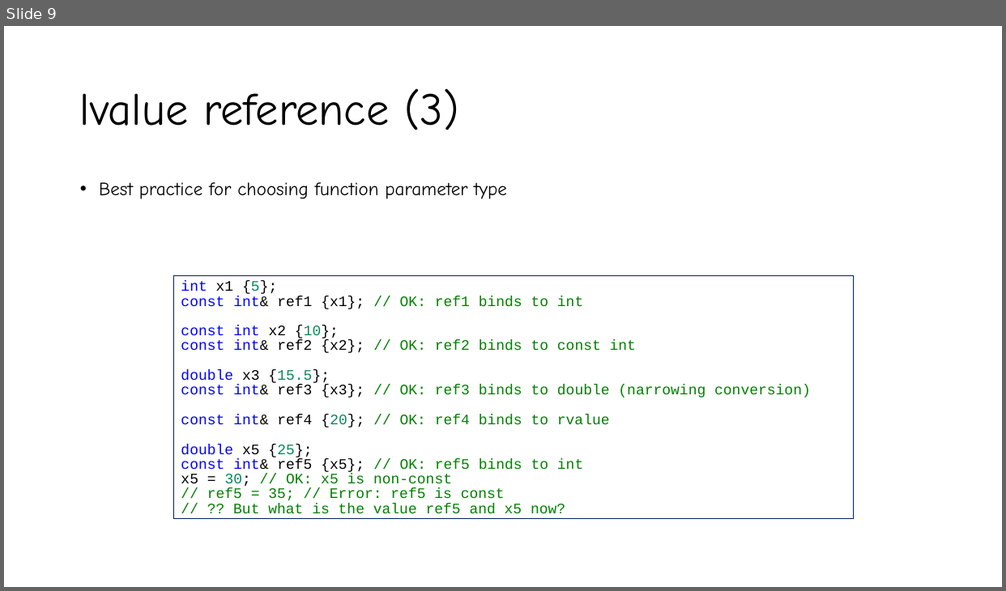
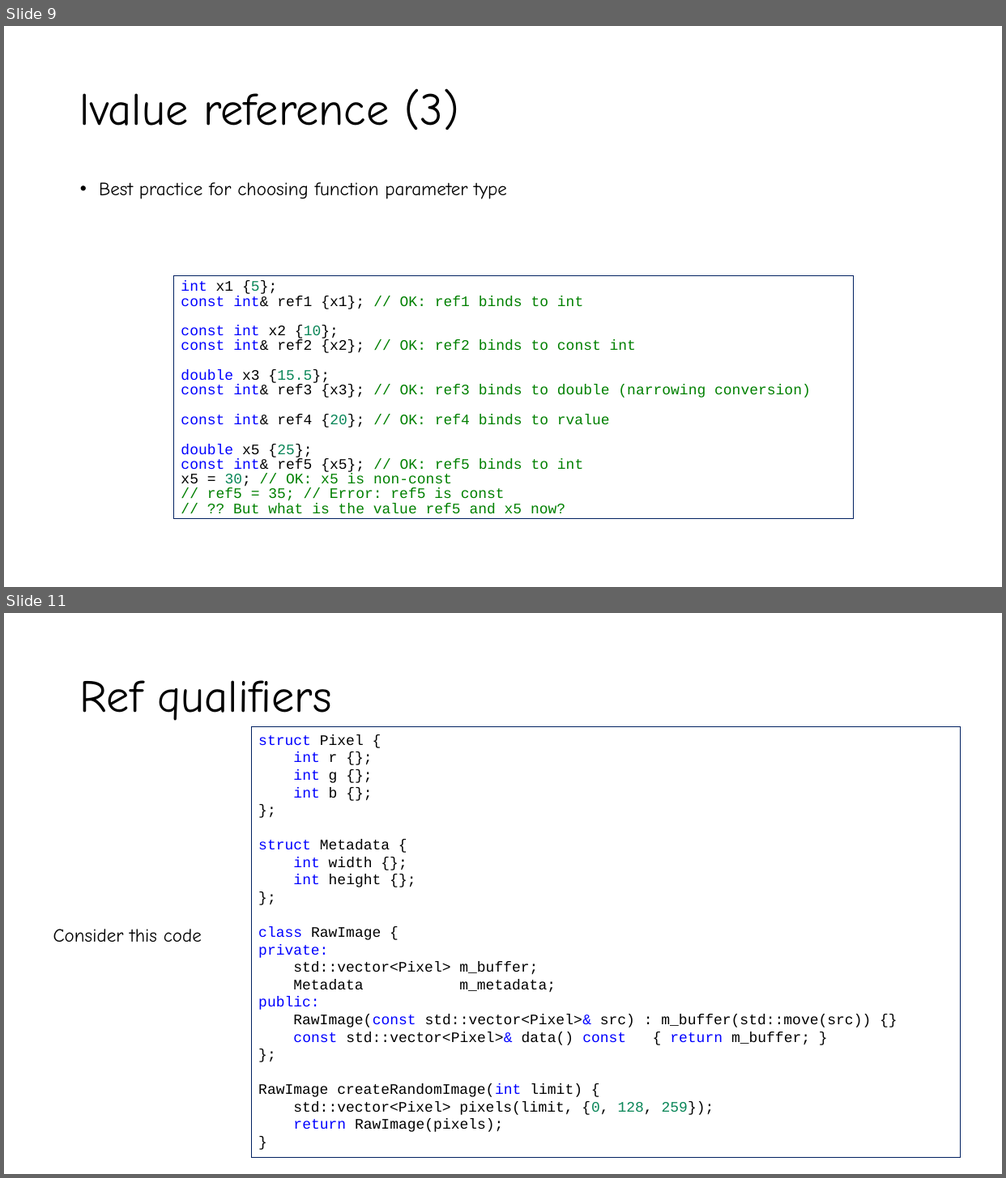
Before and after one commit to Anh26535D/cpp, a slide deck: slide/value_category_and_move_semantic.pptx. Shown one above the other, each under a label of ours: slide 9 before the commit, slides 9 and 11 after it; the slides between them are not shown. The pictures are 1006x591 and 1006x1178 pixels, drawn with LibreOffice and Linux fonts; fonts in the diff are those of the drawing. Boxes give left, top, right and bottom in pixels: in the first picture for what was removed or moved away, otherwise in the second. Text is boxed around its words. In the diff, an @@ line names an element or a change of style, - is before the commit and + after.

Commit message:
add slide

```diff
--- a/slide/value_category_and_move_semantic.pptx
+++ b/slide/value_category_and_move_semantic.pptx
@@ slide 11 added at box(4, 613, 1002, 1174), background #FFFFFF @@
@@ title added at box(80, 680, 332, 721), 44 pt, text #000000 @@
+Ref qualifiers
@@ rectangle added at box(251, 726, 961, 1158), outline #002060 0.75 pt, 14 pt, text #000000 @@
+struct Pixel {
+int r {};
+int g {};
+int b {};
+};
+struct Metadata {
+int width {};
+int height {};
+};
+class RawImage {
+private:
+std::vector<Pixel> m_buffer;
+Metadata m_metadata;
+public:
+RawImage(const std::vector<Pixel>& src) : m_buffer(std::move(src)) {}
+const std::vector<Pixel>& data() const { return m_buffer; }
+};
+RawImage createRandomImage(int limit) {
+std::vector<Pixel> pixels(limit, {0, 128, 259});
+return RawImage(pixels);
+}
@@ text added at box(53, 929, 202, 942), 18 pt, text #000000 @@
+Consider this code
```
Also in this commit, not shown: 3 other slides added.
